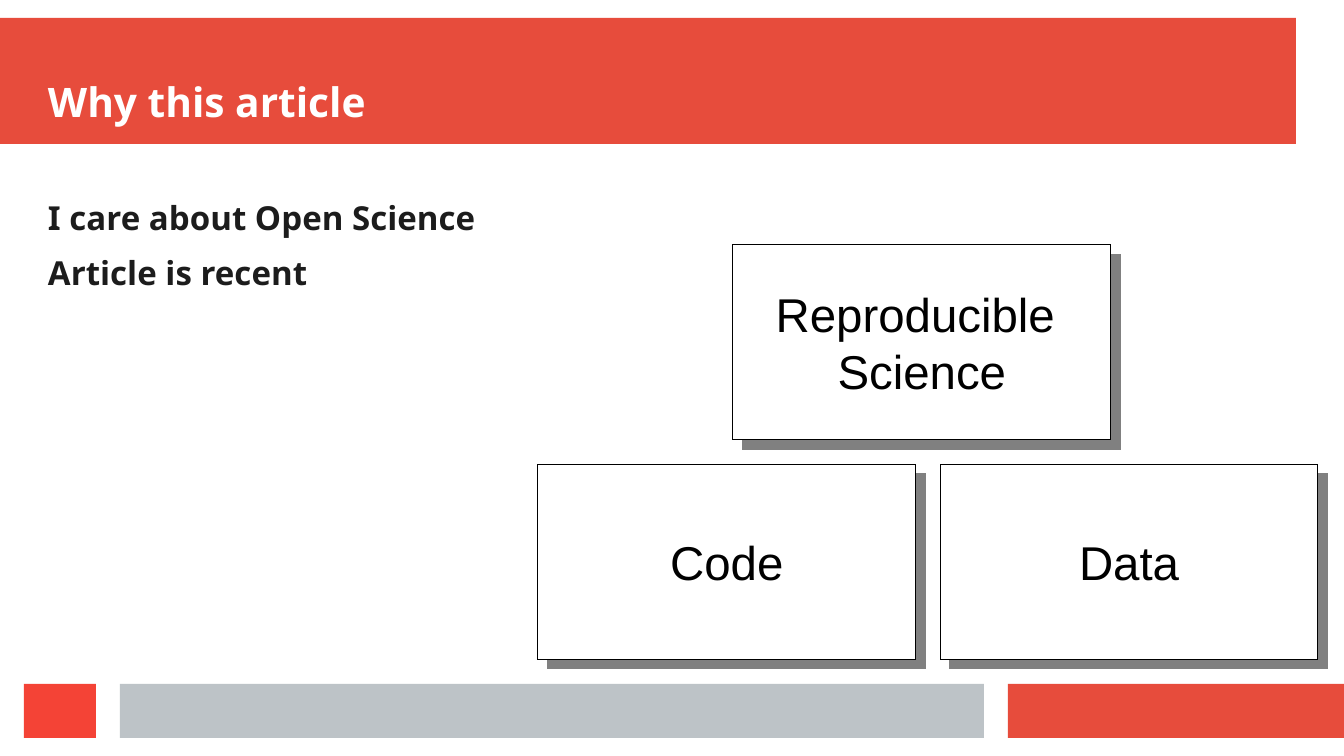
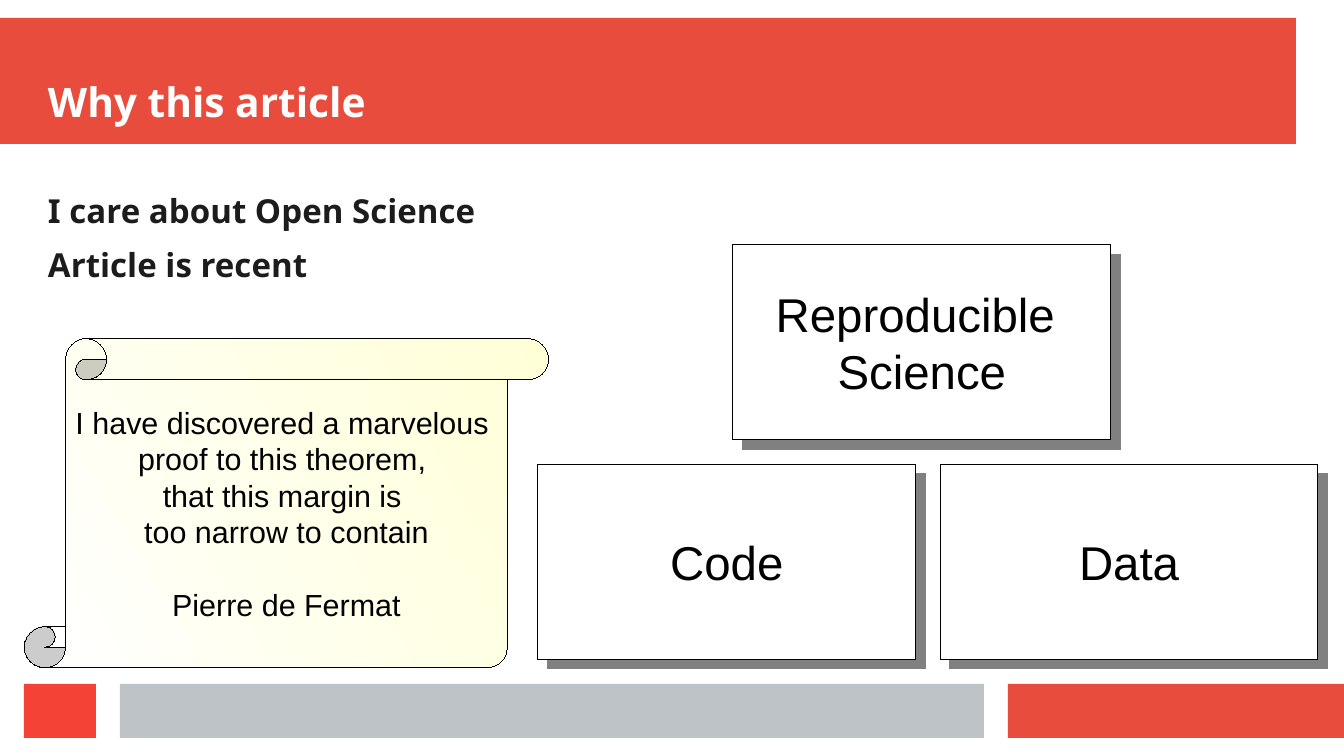
Before and after one commit to richelbilderbeek/journal_club_20220602, a slide deck: slide 2 of journal_club_20220602.odp. Drawn at 1344x756 pixels with LibreOffice and Linux fonts; fonts in the diff are those of the drawing. Boxes give left, top, right and bottom in pixels: in the first picture for what was removed or moved away, otherwise in the second. Text is boxed around its words. In the diff, an @@ line names an element or a change of style, - is before the commit and + after.

Commit message:
Add Baggerly and Fermat

```diff
--- a/journal_club_20220602.odp
+++ b/journal_club_20220602.odp
@@ text "I care about Open Science" moved from (x1=48, y1=205, x2=475, y2=286) to (x1=48, y1=198, x2=475, y2=278) @@
@@ vertical scroll added at (x1=24, y1=339, x2=549, y2=668), fill gradient #FFFFD7 to #FFFFFF, outline #000000 0 pt, 18 pt, text #000000 @@
+I have discovered a marvelous
+proof to this theorem,
+that this margin is
+too narrow to contain
+Pierre de Fermat
```
Also in this commit, not shown: 3 slides added, 2 other files.
